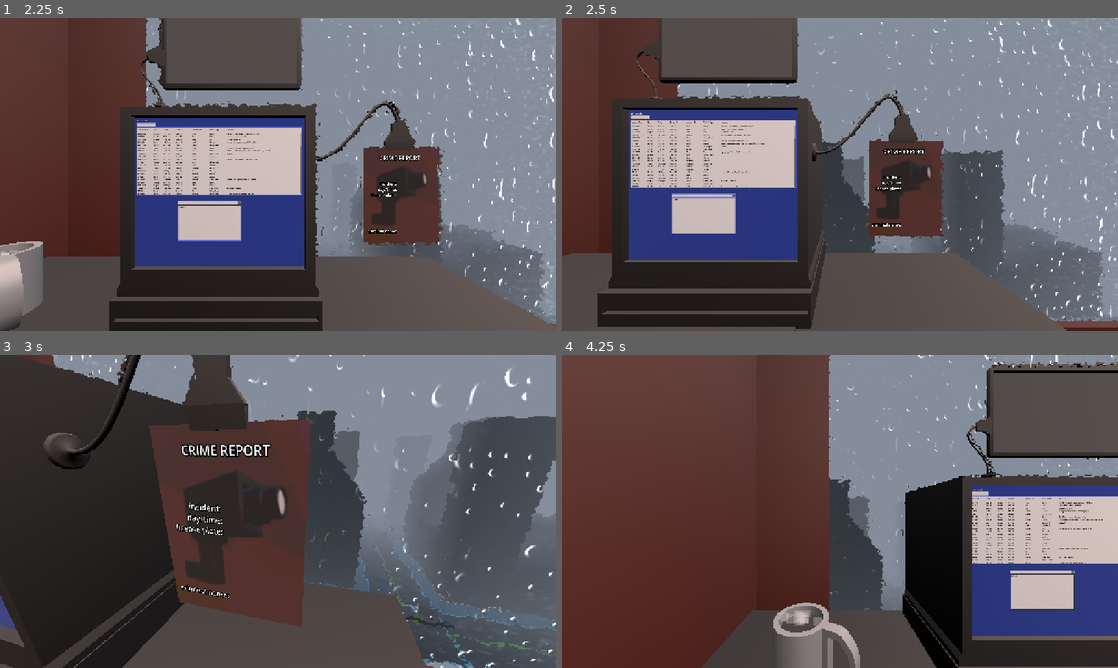
Above: before the commit, frames 1-4 (two rows, left to right).
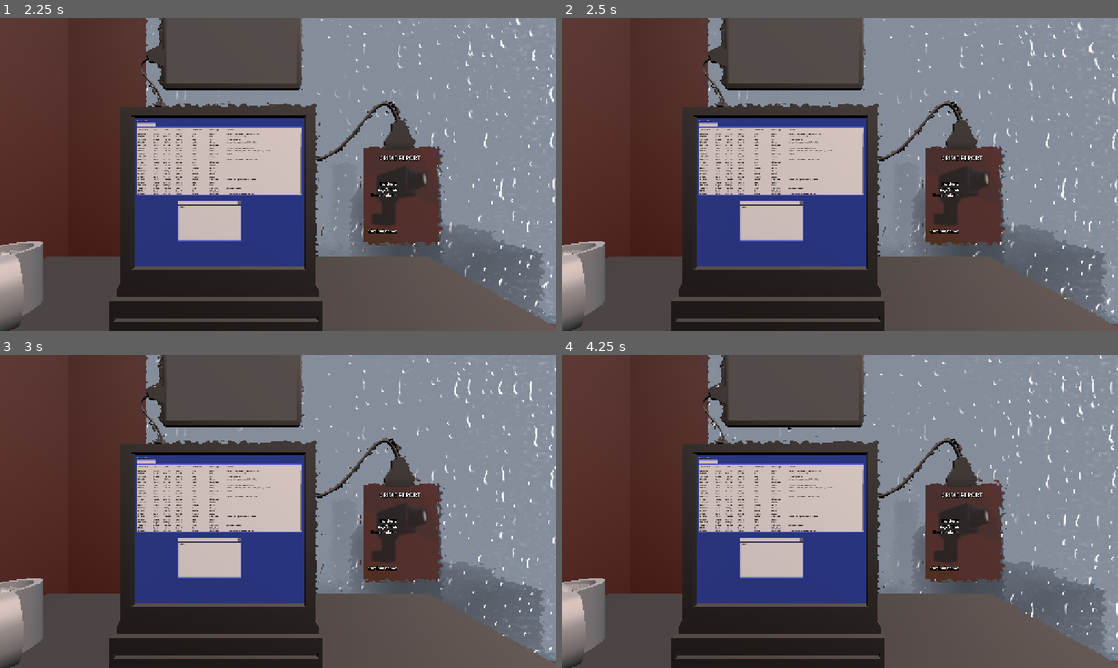
Above: after the commit, the same moments.

Repository: Ciph3rzer0/brackeys-2026.2-trust-no-one
Game: Godot game, scene res://scenes/city.tscn
Two runs of this game, one before a commit and one after it. Both use one fixed random seed, a clock stepped at 60 frames per second and the inputs below.
Inputs (mouse positions are in pixels of both pictures, inside the frame that each line leads up to):
- Up to frame 1 (2.25 s): tap Enter at 0.5 s; move the mouse to (305, 174) at 0.52 s; hold W 0.53-1.25 s; hold E (pc_interact) 0.53-1.25 s; click (305, 174) at 0.67 s; tap Space at 0.77 s; drag from (166, 190) to (250, 237) at 1.27 s; move the mouse to (333, 105) at 2.02 s; hold D from 2.03 s (still down); hold Ctrl from 2.03 s (still down); click (333, 105) at 2.17 s
- Up to frame 2 (2.5 s): keep holding D; keep holding Ctrl; tap E (pc_interact) at 2.3 s
- Up to frame 3 (3 s): move the mouse to (272, 517) at 2.77 s; release D at 2.78 s; release Ctrl at 2.78 s; hold W from 2.78 s (still down); tap Shift at 2.85 s; click (272, 517) at 2.92 s
- Up to frame 4 (4.25 s): tap Space at 3.02, 3.77 s; tap E (pc_interact) at 3.05 s; move the mouse to (1006, 558) at 3.52 s; release W at 3.53 s; hold A from 3.53 s (still down); hold E (pc_interact) from 3.53 s (still down); click (1006, 558) at 3.67 s

Frame 1 is identical in both runs. In frame 2, 44% of the frame differs, in the area x 0-100%, y 0-100%; in frame 3, 73%; in frame 4, 65%.

Commit message:
feat: sitting at computer forwards key inputs

Diff:
--- /dev/null
+++ b/interactable_mount.gd
@@ -0,0 +1,11 @@
+class_name InteractableMount
+extends Area3D
+
+@export var redirect_input: SubViewport
+
+func push_keypress_to_viewport(event: InputEventKey) -> bool:
+	if redirect_input:
+		# Push the input event into the redirect viewport
+		redirect_input.push_input(event, true)
+		return true
+	return false
--- a/scenes/city.tscn
+++ b/scenes/city.tscn
@@ -17,6 +17,7 @@
 [ext_resource type="PackedScene" uid="uid://b336hyl1odnbm" path="res://assets/models/city/vehicles/sport.glb" id="11_hlin5"]
 [ext_resource type="PackedScene" uid="uid://cm61umfkyivbf" path="res://assets/models/characters/policeOfficer.glb" id="12_hyhbb"]
 [ext_resource type="PackedScene" uid="uid://bkmp0qtqdsq8u" path="res://ui/computer-screen/computer_screen.tscn" id="12_q8eg3"]
+[ext_resource type="Script" uid="uid://g1t4orm3d6pu" path="res://interactable_mount.gd" id="14_yles7"]
 [ext_resource type="QuadMesh" uid="uid://qaplr8l4g05l" path="res://ui/computer-screen/screen_quad_mesh.tres" id="15_agolw"]
 
 [sub_resource type="ProceduralSkyMaterial" id="ProceduralSkyMaterial_80iay"]
@@ -414,8 +415,10 @@
 [node name="policeOfficer" parent="trucks" unique_id=2026070074 instance=ExtResource("12_hyhbb")]
 transform = Transform3D(0.31999412, 0, -0.27076468, 0, 0.41917747, 0, 0.27076468, 0, 0.31999412, 32.04847, 1.4036803, 37.339485)
 
-[node name="Chair Interaction" type="Area3D" parent="." unique_id=402669167 groups=["InteractiveMount"]]
+[node name="Chair Interaction" type="Area3D" parent="." unique_id=402669167 node_paths=PackedStringArray("redirect_input") groups=["InteractiveMount"]]
 transform = Transform3D(0.99999994, 0, 0, 0, 1, 0, 0, 0, 0.99999994, 2.2714262, 35.188118, -54.854343)
+script = ExtResource("14_yles7")
+redirect_input = NodePath("../ComputerScreenRenders/ComputerMonitor")
 
 [node name="CollisionShape3D" type="CollisionShape3D" parent="Chair Interaction" unique_id=1974498237]
 transform = Transform3D(1.0000002, 0, -5.9604645e-08, 0, 1, 0, 5.9604645e-08, 0, 1.0000002, 0, 0.8417969, 0)
--- a/scripts/player.gd
+++ b/scripts/player.gd
@@ -17,7 +17,7 @@
 var footstep_distance = 2.1
 
 var is_mouse_free := false
-var _mounted_object: Area3D
+var _mounted_object: InteractableMount
 
 func _ready() -> void:
 	Input.set_mouse_mode(Input.MOUSE_MODE_CAPTURED)
@@ -40,15 +40,19 @@
 		cam.rotation_degrees.x = clamp(cam.rotation_degrees.x, -90, 90)
 
 func _unhandled_input(event: InputEvent) -> void:
-	if event.is_action_pressed("pc_interact"):
+	if (!_mounted_object or !is_mouse_free) and event.is_action_pressed("pc_interact"):
 		if _mounted_object:
 			_mounted_object = null
 			set_mouse_free(false)
 		else:
 			try_mount()
 
+	if _mounted_object:
+		if event is InputEventKey:
+			_mounted_object.push_keypress_to_viewport(event)
+
 func try_mount():
-	var mounts = get_tree().get_nodes_in_group("InteractiveMount") as Array[Area3D]
+	var mounts = get_tree().get_nodes_in_group("InteractiveMount") as Array[InteractableMount]
 	for mount in mounts:
 		if mount.overlaps_body(self):
 			global_position = mount.global_position
--- a/ui/computer-screen/3d_computer_monitor.gd
+++ b/ui/computer-screen/3d_computer_monitor.gd
@@ -6,6 +6,13 @@
 var screen_size: Vector2
 func _ready() -> void:
 	screen_size = quad_mesh.size
+
+func push_keypress_to_viewport(event: InputEventKey):
+		var key_event_copy = event.duplicate()
+
+		# Push the input event into the computer monitor viewport
+		computer_viewport.push_input(key_event_copy, true)
+		get_viewport().set_input_as_handled()
 
 func _input_event(_camera: Camera3D, event: InputEvent, event_position: Vector3, _normal: Vector3, _shape_idx: int) -> void:
 	if event is InputEventMouseButton or event is InputEventMouseMotion:
@@ -27,6 +34,7 @@
 
 		# Push the translated input event into the computer monitor viewport
 		computer_viewport.push_input(translated_input_event, true)
+		get_viewport().set_input_as_handled()
 
 
 func spawn_sphere_3d(spawn_position: Vector3):
Not shown, added: interactable_mount.gd.uid
